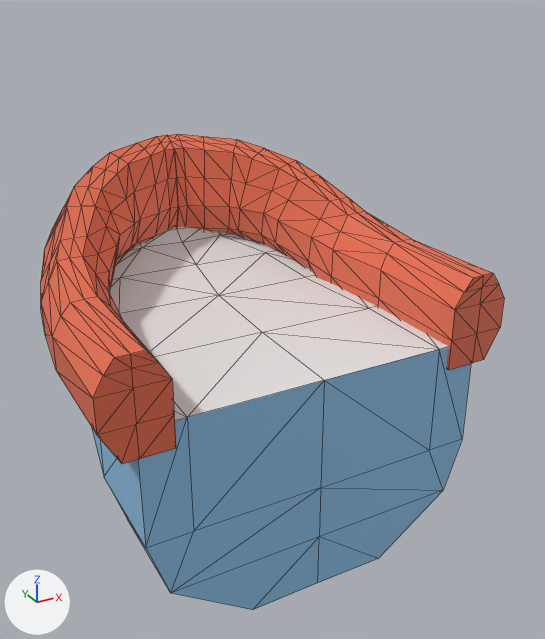
Two versions of the glTF model simulation/server/assets/3dmodels/hull-bow.glb, one commit apart.
Camera for both pictures: a 50 mm camera at (-5.6, -8.55, 7.45) aimed at (0.62, 2.76, 1.79). The lights are fixed; the arrows at lower left show +X, +Y and +Z. The older version comes first. Mesh edges are drawn as thin lines. Vertices at exactly the same position are counted once.

The first picture shows 'bow', 'bow-floor', 'bow-rail'.
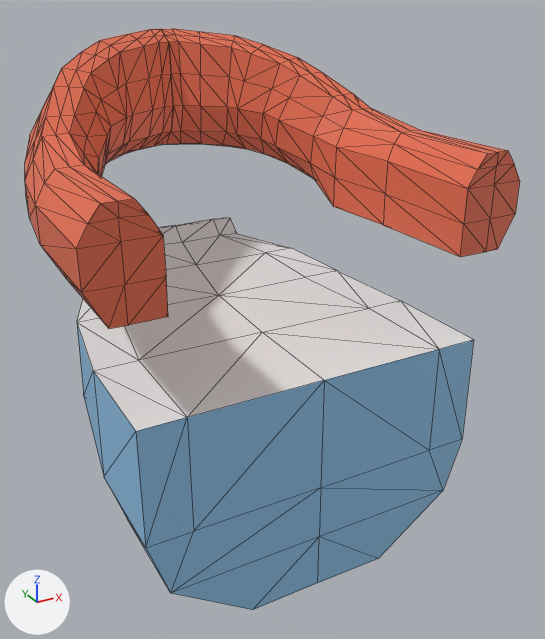
The newer file is also turned or shifted as a whole; pictures and numbers use the older file's frame.

Changed parts and their boxes (x1, y1, x2, y2) in the pictures (545 x 639 px):
'bow-rail', moved
    before: (41, 134, 504, 464)
    after: (25, 29, 520, 329)

Patch to the scene script:
```diff
--- a/simulation/server/assets/3dmodels/hull-bow.glb.py
+++ b/simulation/server/assets/3dmodels/hull-bow.glb.py
@@ me_cube_001 @@
 # used by ob_bow_rail; location = (0.0, 0.0, 0.0); rotation_euler = (0.0, -3.142, 0.0), in degrees (0, -180, 0); scale = (-1.0, -1.0, -1.0)
-me_cube_001.from_pydata(...)  # 271 vertices, 548 faces; spans x -3.56..3.56, y -6.83..0.05, z 1.54..4.73
+me_cube_001.from_pydata(...)  # 271 vertices, 548 faces; spans x -3.56..3.56, y -0.05..6.83, z 3.54..6.73
+# me_cube_001 part 1: the whole mesh is mirrored in y about its middle, then moved by (0.0, 6.78, 2.0)
 me_cube_001.materials.append(mat_detail)
@@ ob_bow_rail @@
 ob_bow_rail.location = (0.0, 0.0, 0.0)
-ob_bow_rail.rotation_euler = (0.0, -3.142, 0.0)  # degrees (0, -180, 0)
-ob_bow_rail.scale = (-1.0, -1.0, -1.0)
```
